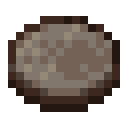
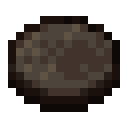
Before/after of a 128x128 layered artwork. What changed in the layer stack:
pixels changed over [8, 16, 120, 112] (layer not identified)
